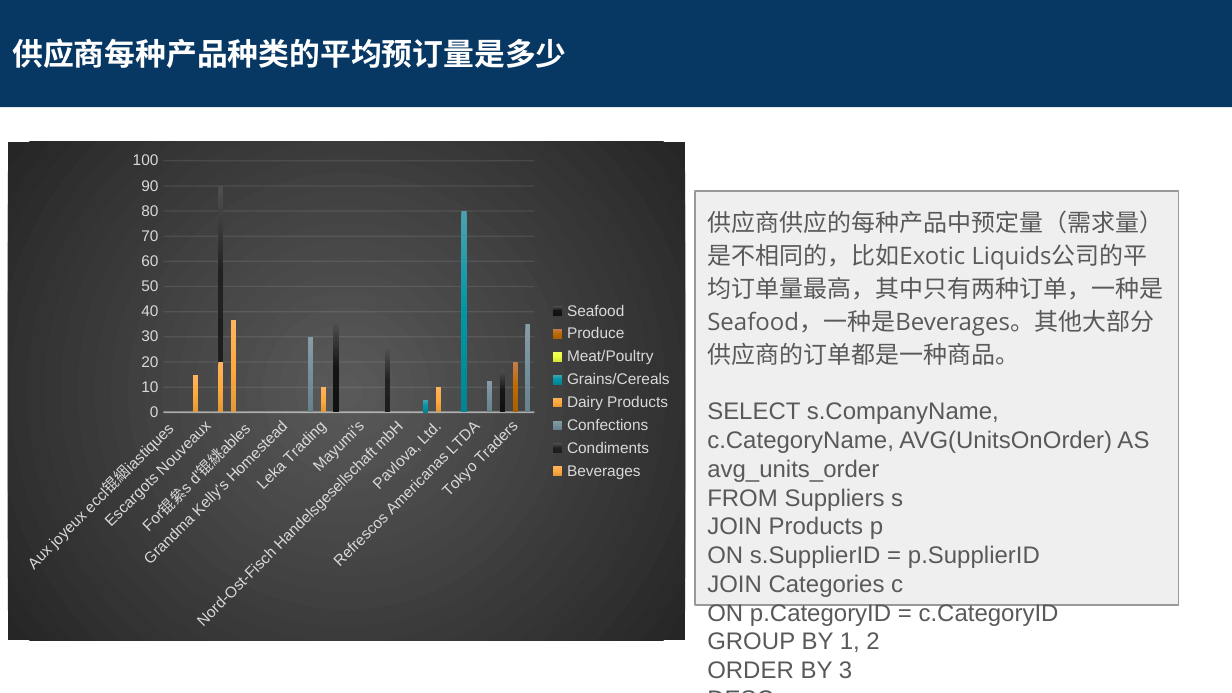
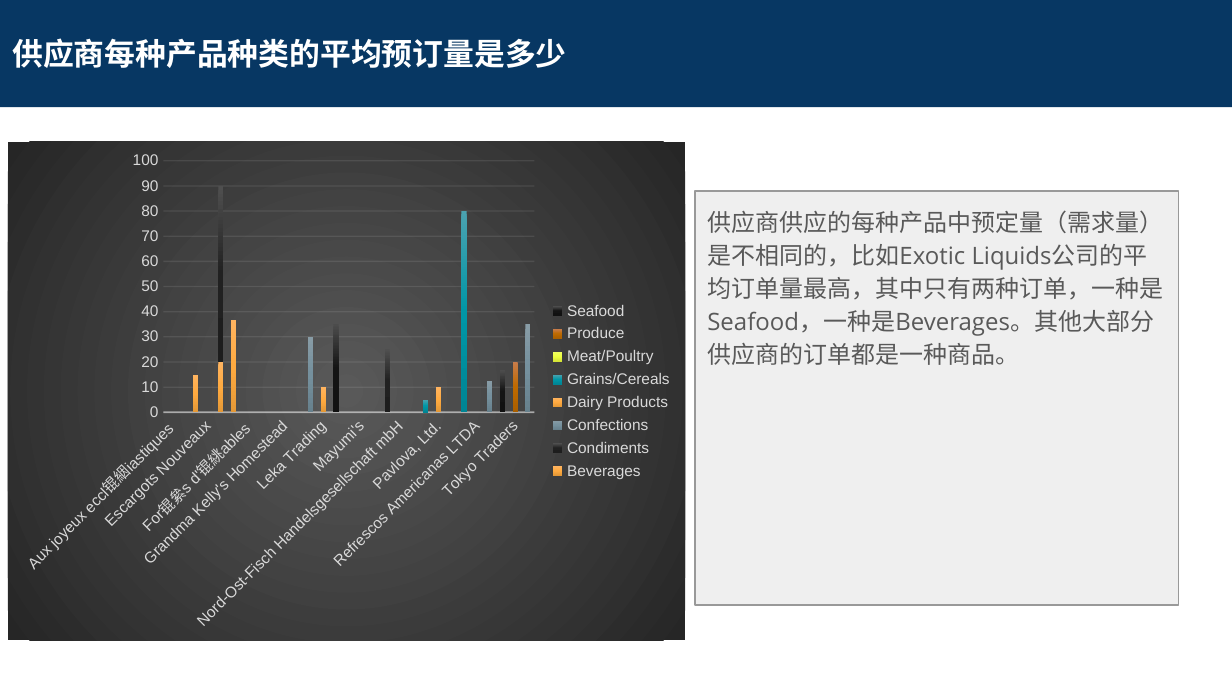
Before and after one commit to leesper/become-business-analyst, a slide deck: slide 8 of P4_CreateReportDB/SQL Project Submission.pptx. Drawn at 1232x693 pixels with LibreOffice and Linux fonts; fonts in the diff are those of the drawing. Boxes give left, top, right and bottom in pixels: in the first picture for what was removed or moved away, otherwise in the second. Text is boxed around its words. In the diff, an @@ line names an element or a change of style, - is before the commit and + after.

```diff
--- a/P4_CreateReportDB/SQL Project Submission.pptx
+++ b/P4_CreateReportDB/SQL Project Submission.pptx
@@ text at box(707, 402, 1149, 678): paragraphs removed @@
-SELECT s.CompanyName, c.CategoryName, AVG(UnitsOnOrder) AS avg_units_order
-FROM Suppliers s
-JOIN Products p
-ON s.SupplierID = p.SupplierID
-JOIN Categories c
-ON p.CategoryID = c.CategoryID
-GROUP BY 1, 2
-ORDER BY 3
-DESC;
```
Also in this commit, not shown: 15 other slides changed, 1 other file.
